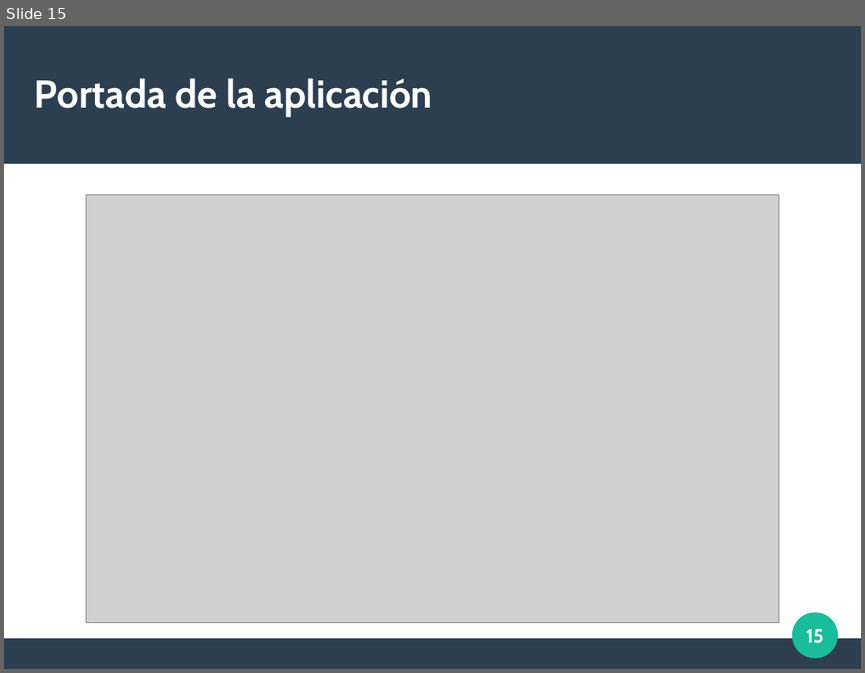
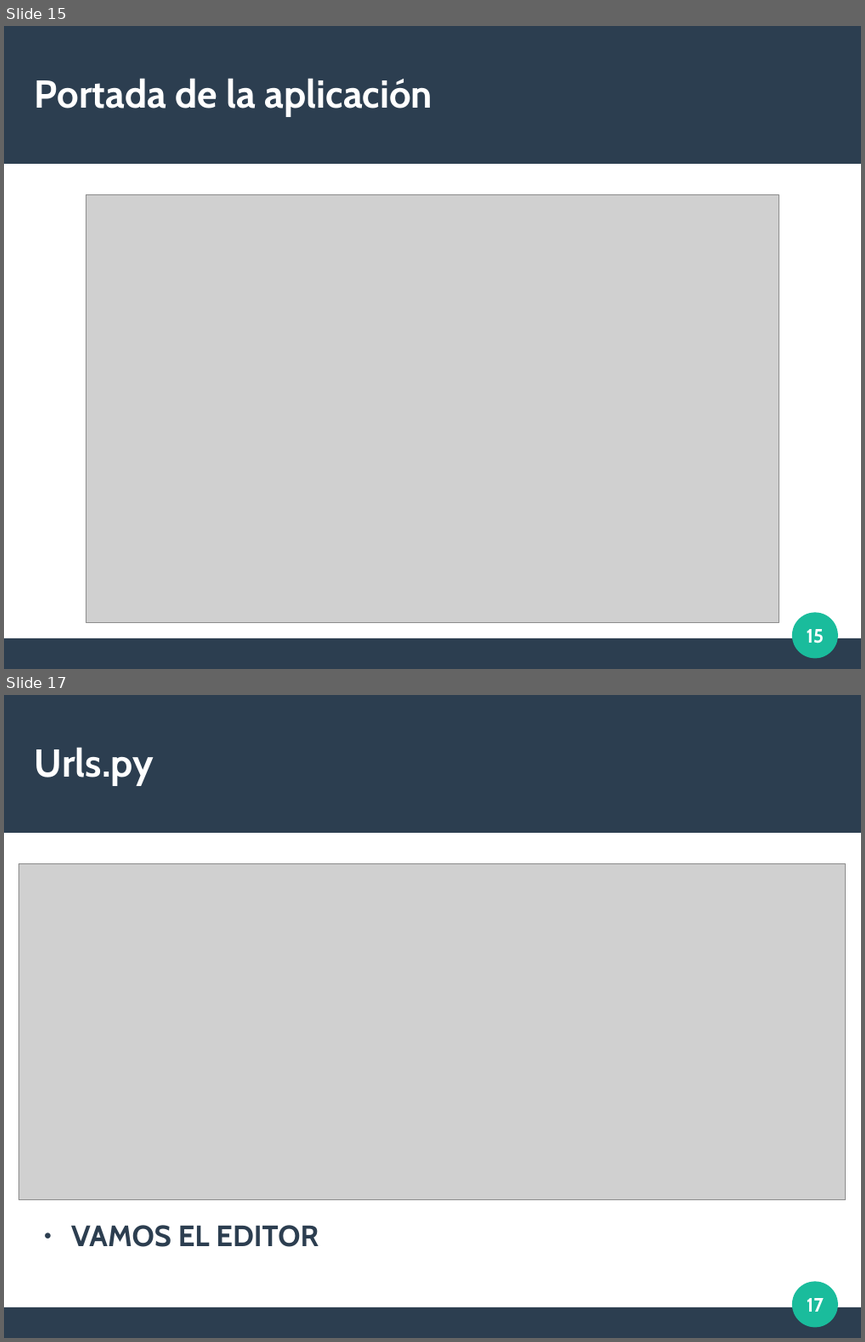
Before and after one commit to albeerto26/DjangoServerHeroku, a slide deck: diapos/Introduccion Django.odp. Shown one above the other, each under a label of ours: slide 15 before the commit, slides 15 and 17 after it; the slides between them are not shown. The pictures are 865x673 and 865x1342 pixels, drawn with LibreOffice and Linux fonts; fonts in the diff are those of the drawing; grey boxes stand for pictures. Boxes give left, top, right and bottom in pixels: in the first picture for what was removed or moved away, otherwise in the second. Text is boxed around its words. In the diff, an @@ line names an element or a change of style, - is before the commit and + after.

Commit message:
Últimas revisiones de diapos.
Dos añadidas para settings y urls que habrá que pasar al editor por cuestión de tamaño.

En la rama master
 Tu rama está actualizada con 'origin/master'.

 Cambios a ser confirmados:
	modificado:     diapos/Introduccion Django.odp
	modificado:     diapos/Introduccion Django.pdf
	nuevo archivo:  diapos/images/settings.png
	nuevo archivo:  diapos/images/urls.png
	nuevo archivo:  mis_estaticos/img/dub.gif
	nuevo archivo:  plantillas/fin.html
	nuevo archivo:  static/img/dub.gif
	nuevo archivo:  static/img/vinilo.jpg
	modificado:     traperos/urls.py
	modificado:     traperos/views.py

```diff
--- a/diapos/Introduccion Django.odp
+++ b/diapos/Introduccion Django.odp
@@ slide 17 added at [4, 695, 861, 1338], background #FFFFFF; not listed: 3 template elements that a slide beside it also shows @@
@@ title added at [35, 747, 154, 786], 36 pt, text #FFFFFF, bold @@
+Urls.py
@@ picture added at [19, 863, 846, 1201] @@
@@ text added at [71, 1225, 318, 1247], 27.2 pt, text #2C3E50, bold @@
+● VAMOS EL EDITOR
@@ page number added at [806, 1298, 823, 1311], 18 pt, text #FFFFFF, bold @@
+17
```
Also in this commit, not shown: 2 slides changed, 1 other slide added, 9 other files.
